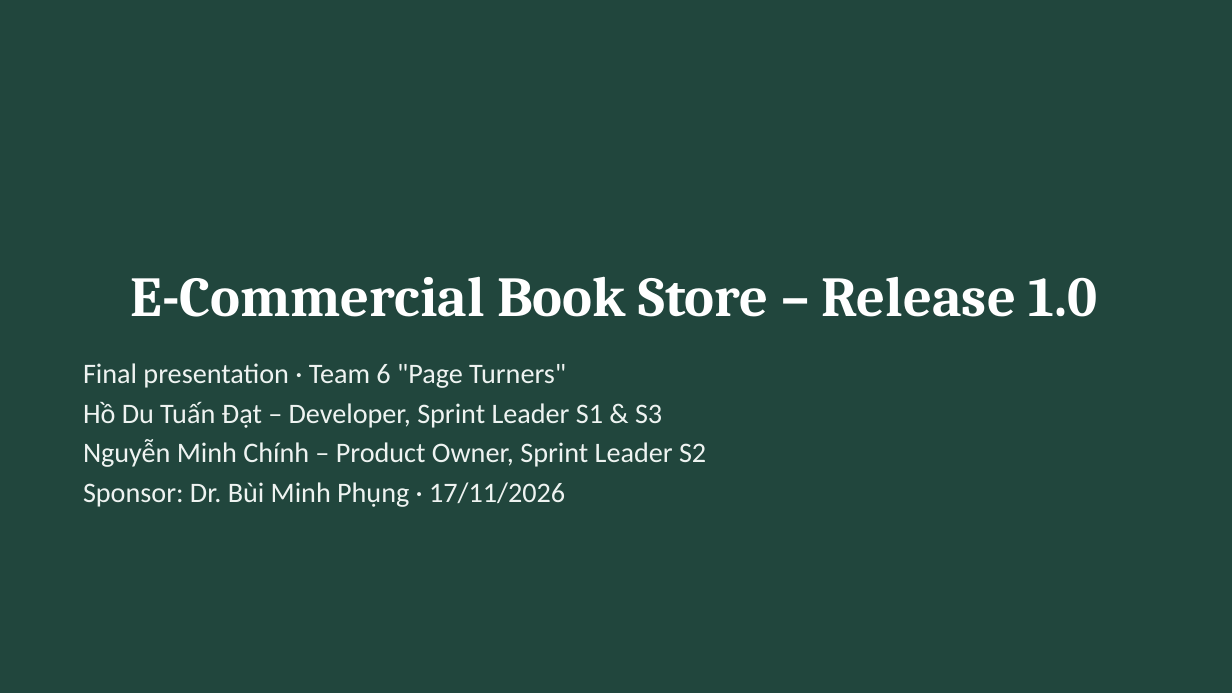
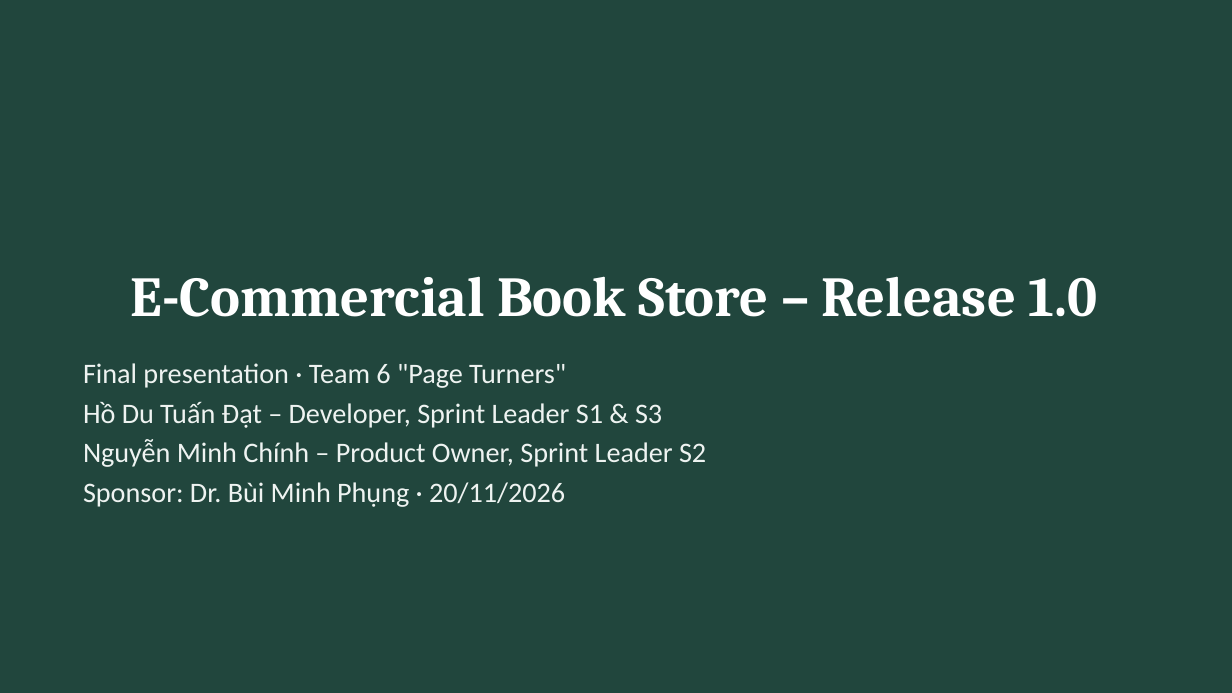
Before and after one commit to Tdat10052499/E-Commercial-Book-Store, a slide deck: slide 1 of deliverables/Final/HK261_SPM_FP_Team6_c6_Slides.pptx. Drawn at 1232x693 pixels with LibreOffice and Linux fonts; fonts in the diff are those of the drawing. Boxes give left, top, right and bottom in pixels: in the first picture for what was removed or moved away, otherwise in the second. Text is boxed around its words. In the diff, an @@ line names an element or a change of style, - is before the commit and + after.

```diff
--- a/deliverables/Final/HK261_SPM_FP_Team6_c6_Slides.pptx
+++ b/deliverables/Final/HK261_SPM_FP_Team6_c6_Slides.pptx
@@ text at (83,482,565,507): text changed @@
-Sponsor: Dr. Bùi Minh Phụng · 17/11/2026
+Sponsor: Dr. Bùi Minh Phụng · 20/11/2026
```
Also in this commit, not shown: 12 other slides changed, 18 other files.
